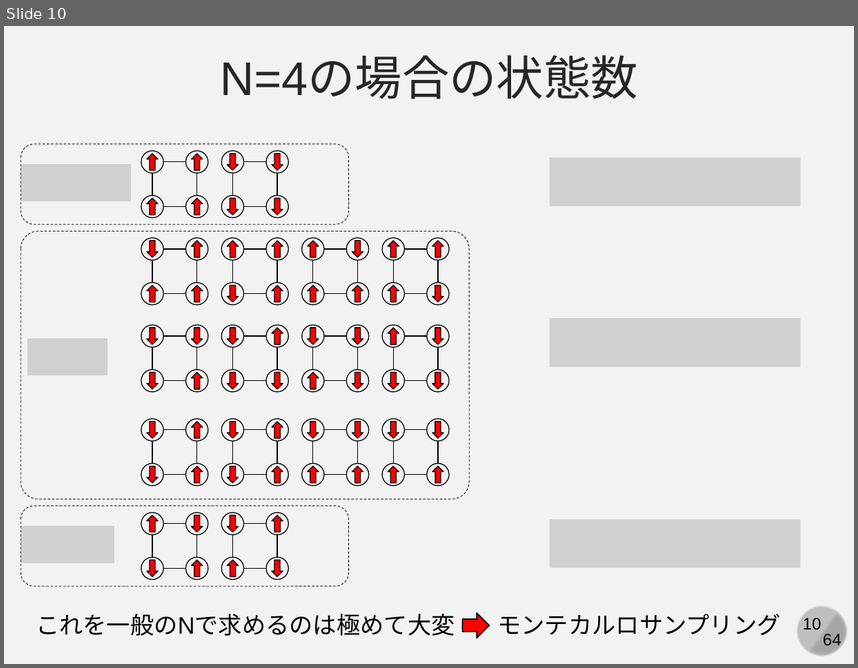
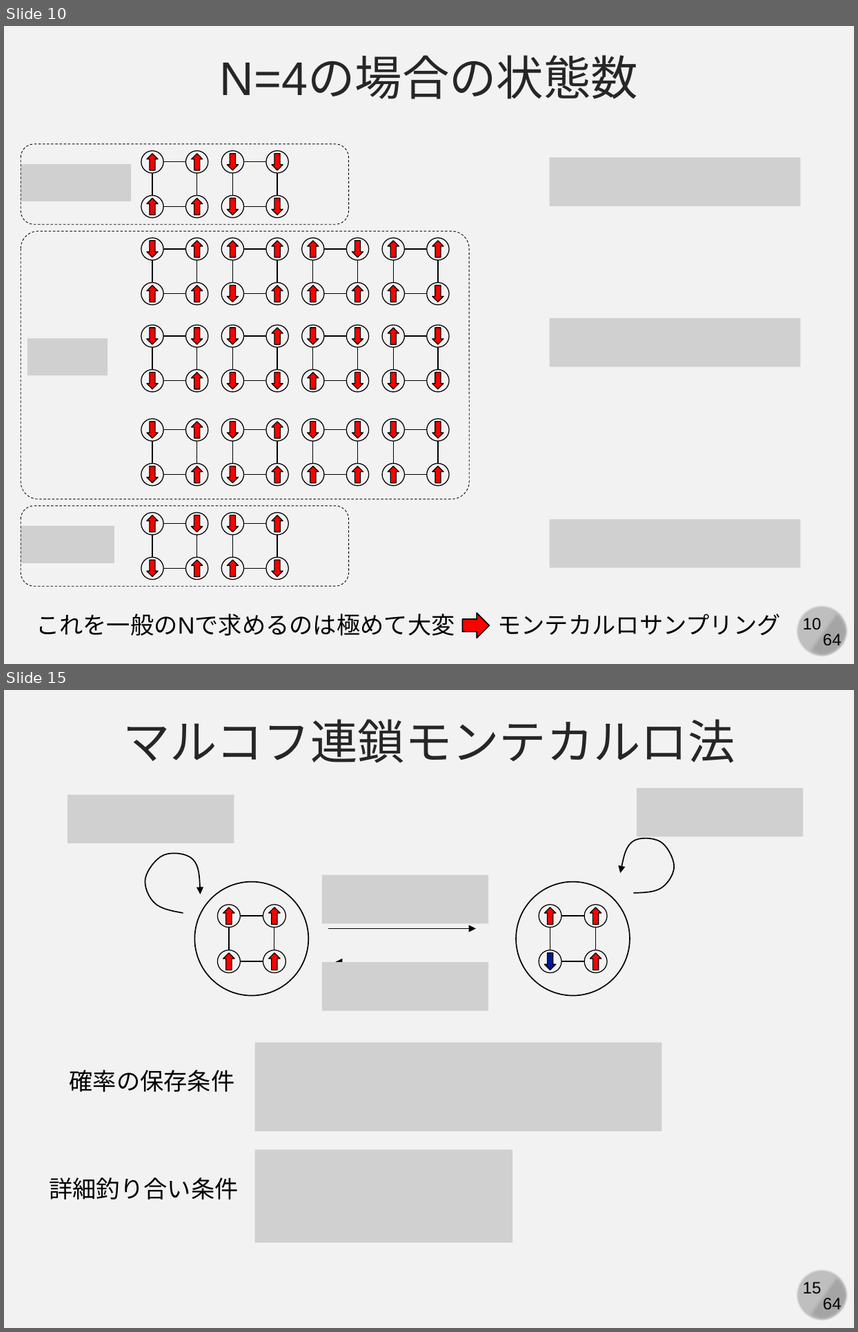
Before and after one commit to kaityo256/simulation_engineering, a slide deck: 04_mc_advanced/simulation04.pptx. Shown one above the other, each under a label of ours: slide 10 before the commit, slides 10 and 15 after it; the slides between them are not shown. The pictures are 858x668 and 858x1332 pixels, drawn with LibreOffice and Linux fonts; fonts in the diff are those of the drawing; grey boxes stand for pictures. Boxes give left, top, right and bottom in pixels: in the first picture for what was removed or moved away, otherwise in the second. Text is boxed around its words. In the diff, an @@ line names an element or a change of style, - is before the commit and + after.

```diff
--- a/04_mc_advanced/simulation04.pptx
+++ b/04_mc_advanced/simulation04.pptx
@@ slide 15 added at bbox=[4, 690, 854, 1328], background #F2F2F2; not listed: 4 template elements that a slide beside it also shows @@
@@ text added at bbox=[123, 719, 735, 763], 40 pt, text #262626 @@
+マルコフ連鎖モンテカルロ法
@@ picture added at bbox=[637, 788, 803, 836] @@
@@ picture added at bbox=[67, 795, 234, 843] @@
@@ freeform shape added at bbox=[611, 829, 683, 902], outline #000000 1 pt @@
@@ freeform shape added at bbox=[135, 841, 215, 921], outline #000000 1 pt @@
@@ picture added at bbox=[322, 876, 488, 924] @@
@@ group added at bbox=[194, 881, 308, 995]: 5 ellipses, 4 down arrows, 4 lines @@
@@ group added at bbox=[516, 881, 630, 995]: 5 ellipses, 4 down arrows, 4 lines @@
@@ arrow added from (329, 929) to (476, 929), #000000 0.5 pt @@
@@ picture added at bbox=[322, 962, 488, 1010] @@
@@ arrow added from (476, 962) to (335, 962), #000000 0.5 pt @@
@@ picture added at bbox=[254, 1042, 662, 1130] @@
@@ text added at bbox=[69, 1069, 234, 1092], 20 pt, text #000000 @@
+確率の保存条件
@@ picture added at bbox=[254, 1149, 513, 1242] @@
@@ text added at bbox=[49, 1177, 238, 1199], 20 pt, text #000000 @@
+詳細釣り合い条件
```
Also in this commit, not shown: 1 slide changed, 14 other slides added.
